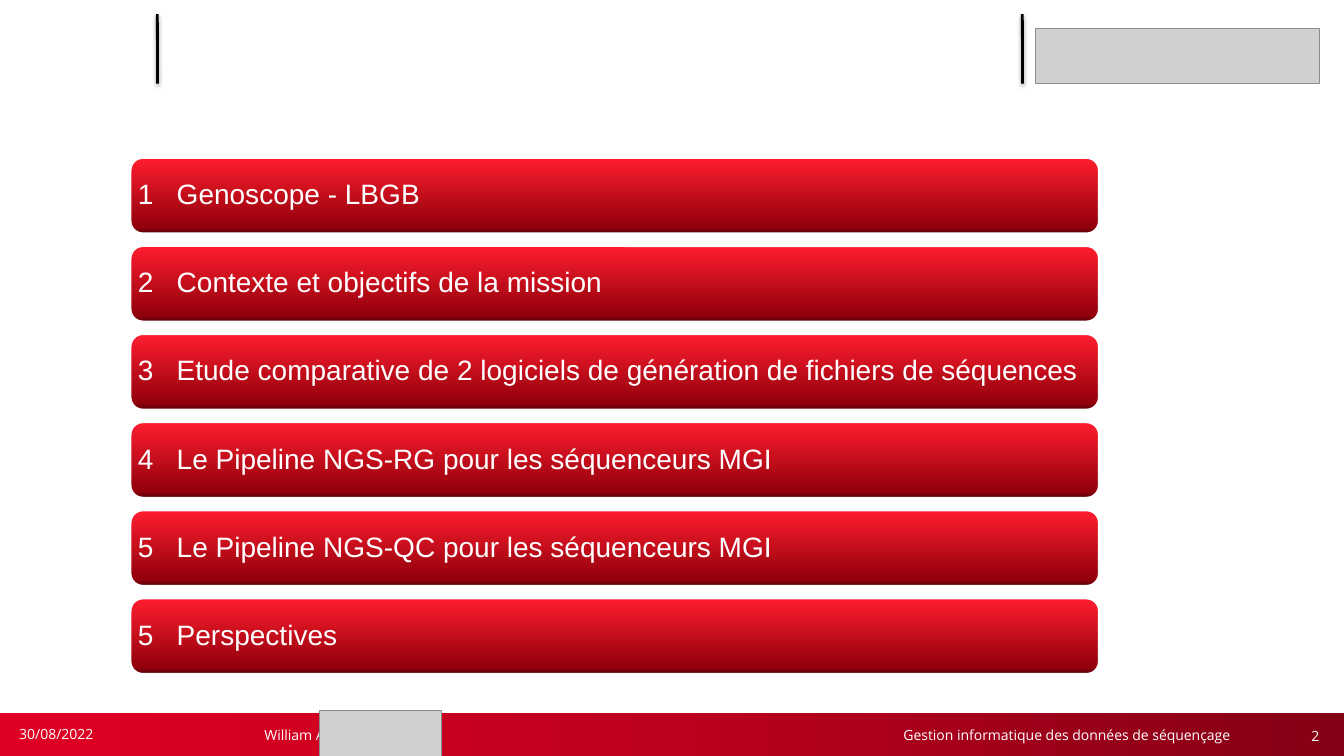
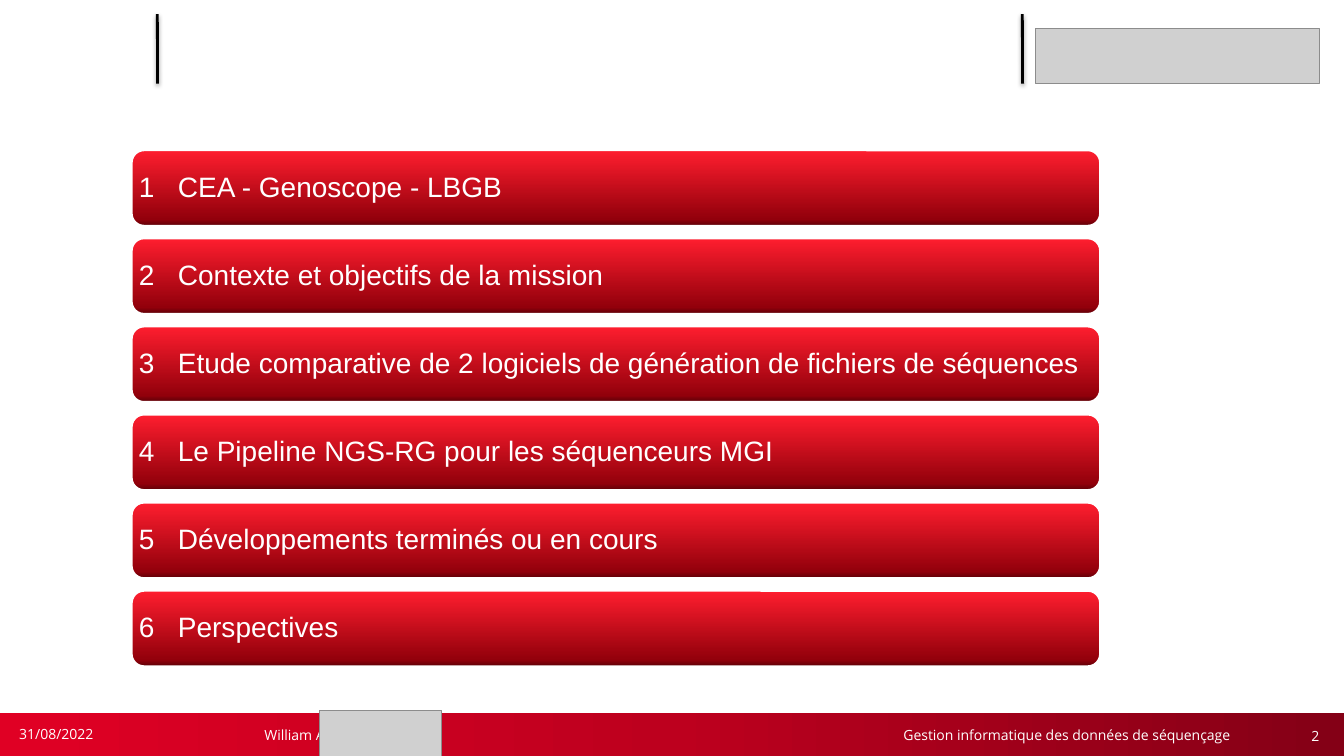
Before and after one commit to w2994a/cahier_labo_cns, a slide deck: slide 2 of M1_IPFB/soutenance/soutenance_3/slides_soutenance_final_1er_annee.pptx. Drawn at 1344x756 pixels with LibreOffice and Linux fonts; fonts in the diff are those of the drawing; grey boxes stand for pictures; background and template pictures are left out. Boxes give left, top, right and bottom in pixels: in the first picture for what was removed or moved away, otherwise in the second. Text is boxed around its words. In the diff, an @@ line names an element or a change of style, - is before the commit and + after.

```diff
--- a/M1_IPFB/soutenance/soutenance_3/slides_soutenance_final_1er_annee.pptx
+++ b/M1_IPFB/soutenance/soutenance_3/slides_soutenance_final_1er_annee.pptx
@@ text at <box>139,177,502,202</box>: text changed @@
-1 Genoscope - LBGB
+1 CEA - Genoscope - LBGB
@@ 2 rounded rectangles, 1 text: place and size @@
-2 rounded rectangles, 1 text at <box>130,246,1100,587</box>
+2 rounded rectangles, 1 text at <box>131,238,1101,579</box>
@@ 4 rounded rectangles, 2 texts: place and size @@
-4 rounded rectangles, 2 texts at <box>130,157,1100,675</box>
+4 rounded rectangles, 2 texts at <box>131,150,1101,667</box>
@@ text removed at <box>138,536,772,562</box> @@
-5 Le Pipeline NGS-QC pour les séquenceurs MGI
@@ text added at <box>139,528,658,554</box>, 20 pt, text #FFFFFF @@
+5 Développements terminés ou en cours
@@ text at <box>139,616,338,642</box>: text changed @@
-5 Perspectives
+6 Perspectives
@@ text at <box>19,729,93,739</box>: text changed @@
-30/08/2022
+31/08/2022
```
Also in this commit, not shown: 21 other slides changed, 1 slide added.
